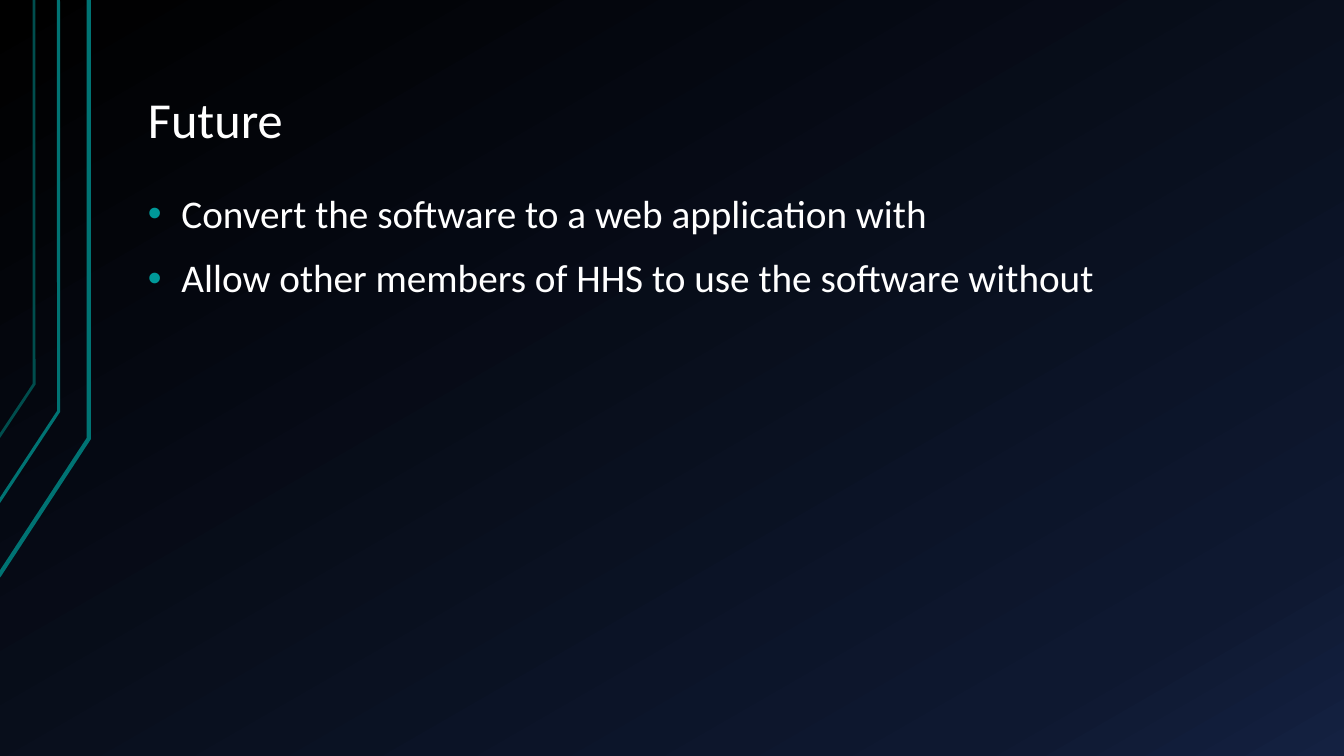
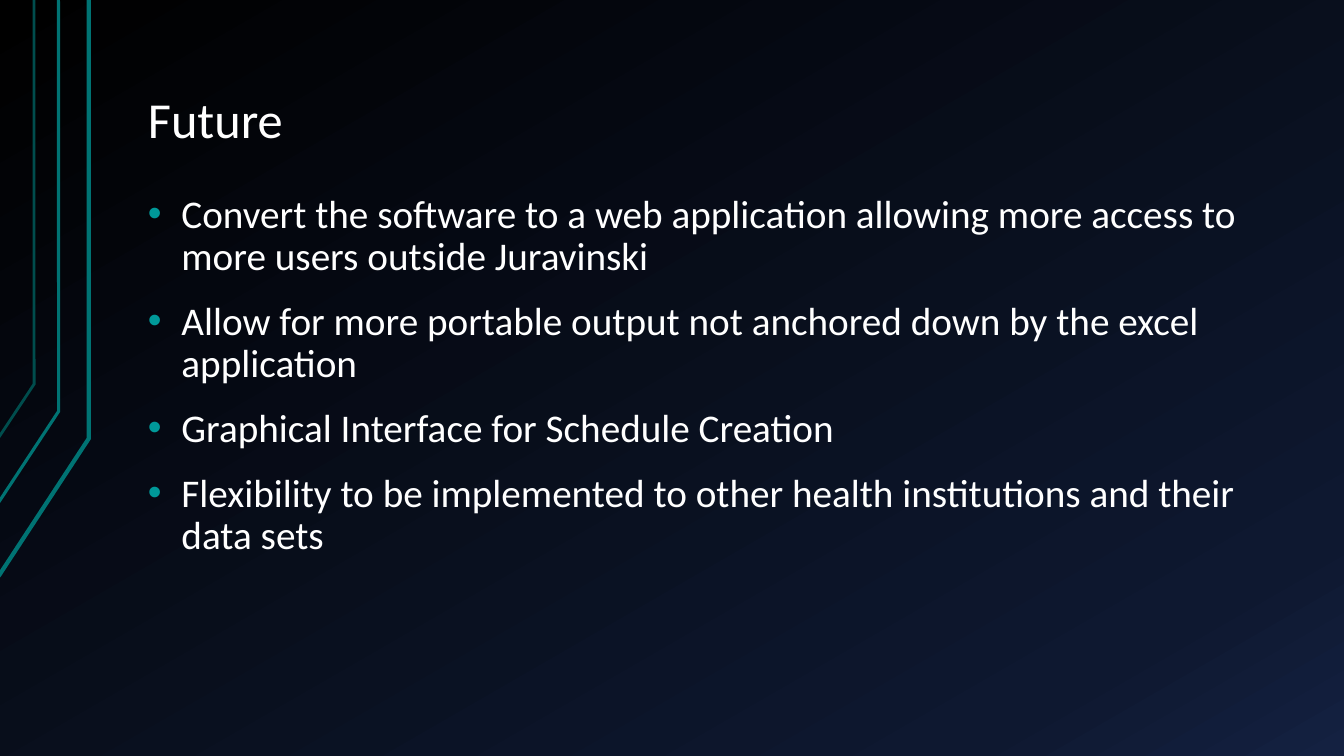
Before and after one commit to vkondrav/Porter-Simulation, a slide deck: slide 14 of Capstone Presentation.pptx (slide 10 before the commit). Drawn at 1344x756 pixels with LibreOffice and Linux fonts; fonts in the diff are those of the drawing. Boxes give left, top, right and bottom in pixels: in the first picture for what was removed or moved away, otherwise in the second. Text is boxed around its words. In the diff, an @@ line names an element or a change of style, - is before the commit and + after.

```diff
--- a/Capstone Presentation.pptx
+++ b/Capstone Presentation.pptx
@@ text at (x1=181, y1=200, x2=1235, y2=550): text changed @@
-• Convert the software to a web application with
-• Allow other members of HHS to use the software without
+• Convert the software to a web application allowing more access to more users outside Juravinski
+• Allow for more portable output not anchored down by the excel application
+• Graphical Interface for Schedule Creation
+• Flexibility to be implemented to other health institutions and their data sets
```
Also in this commit, not shown: 2 other slides changed, 5 slides added, 4 other files.
